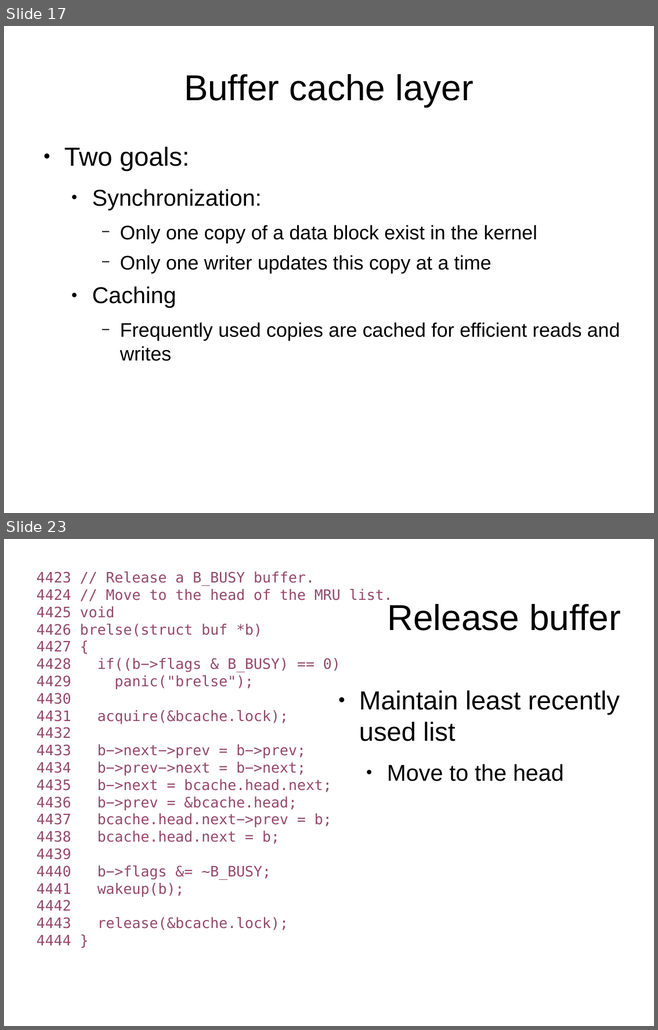
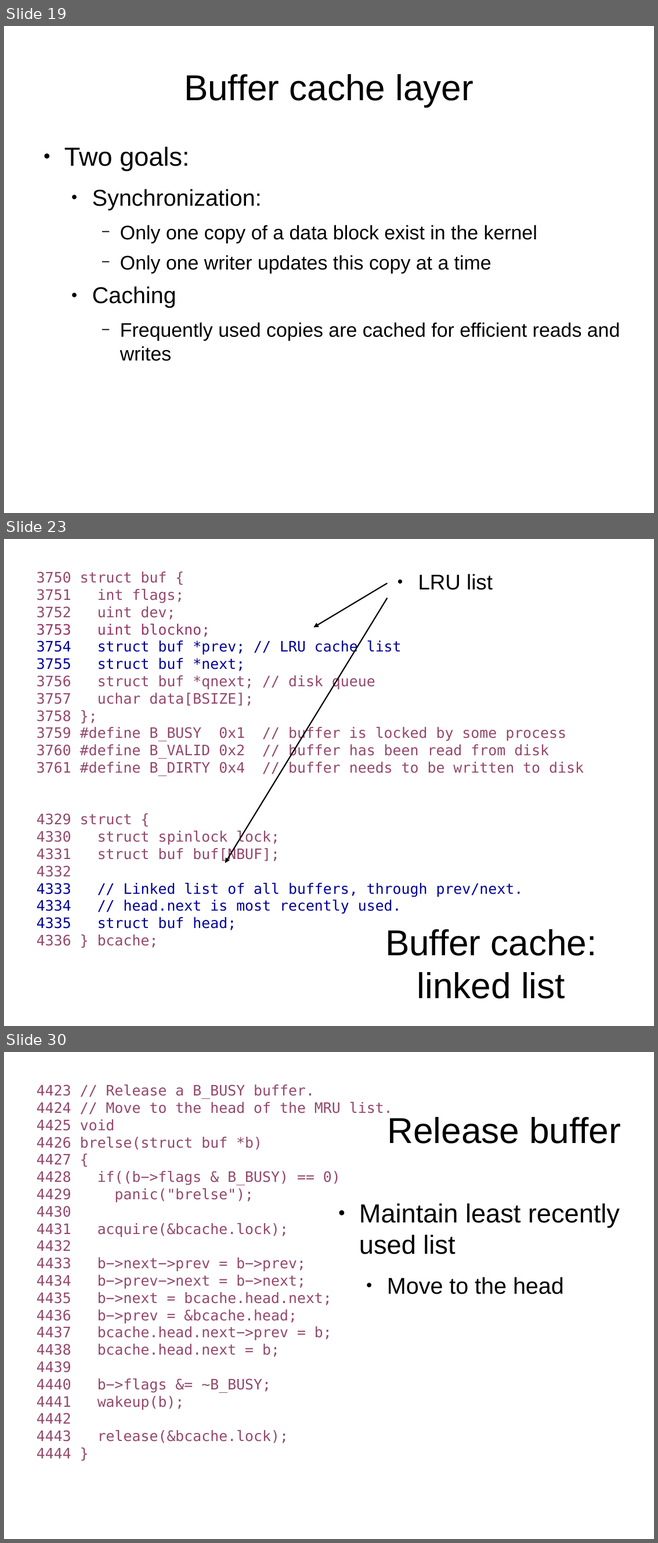
Before and after one commit to antonburtsev/cs5460, a slide deck: lectures/lecture16-file-system/lecture16-file-system.odp. Shown one above the other, each under a label of ours: slides 17 and 23 before the commit, slides 19, 23 and 30 after it; the slides between them are not shown. The pictures are 658x1030 and 658x1543 pixels, drawn with LibreOffice and Linux fonts; fonts in the diff are those of the drawing. Boxes give left, top, right and bottom in pixels: in the first picture for what was removed or moved away, otherwise in the second. Text is boxed around its words. In the diff, an @@ line names an element or a change of style, - is before the commit and + after.

Commit message:
Lecture 16 file system (Buffer cache)

```diff
--- a/lectures/lecture16-file-system/lecture16-file-system.odp
+++ b/lectures/lecture16-file-system/lecture16-file-system.odp
@@ slide 23 added at <box>4,539,654,1026</box>, background #FFFFFF @@
@@ text added at <box>36,571,583,931</box>, 17.6 pt, text #94476B @@
+3750 struct buf {
+3751 int flags;
+3752 uint dev;
+3753 uint blockno;
+3754 struct buf *prev; // LRU cache list
+3755 struct buf *next;
+3756 struct buf *qnext; // disk queue
+3757 uchar data[BSIZE];
+3758 };
+3759 #define B_BUSY 0x1 // buffer is locked by some process
+3760 #define B_VALID 0x2 // buffer has been read from disk
+3761 #define B_DIRTY 0x4 // buffer needs to be written to disk
+4329 struct {
+4330 struct spinlock lock;
+4331 struct buf buf[NBUF];
+4332
+4333 // Linked list of all buffers, through prev/next.
+4334 // head.next is most recently used.
+4335 struct buf head;
+4336 } bcache;
@@ arrow added from (387, 583) to (314, 627), #000000 1.5 pt @@
@@ text added at <box>418,574,492,590</box>, 26 pt, text #000000 @@
+● LRU list
@@ arrow added from (387, 598) to (225, 863), #000000 1.5 pt @@
@@ title added at <box>385,929,597,999</box>, 44 pt, text #000000 @@
+Buffer cache: linked list
@@ what was slide 17 is now slide 19 @@
@@ what was slide 23 is now slide 30 @@
```
Also in this commit, not shown: 9 slides changed, 7 other slides added, 2 other files.
